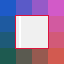
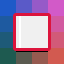
Comparing the layer stacks of the two 64 × 64 images. Changes:
pixels changed over bbox(13, 13, 51, 52) (layer not identified)
